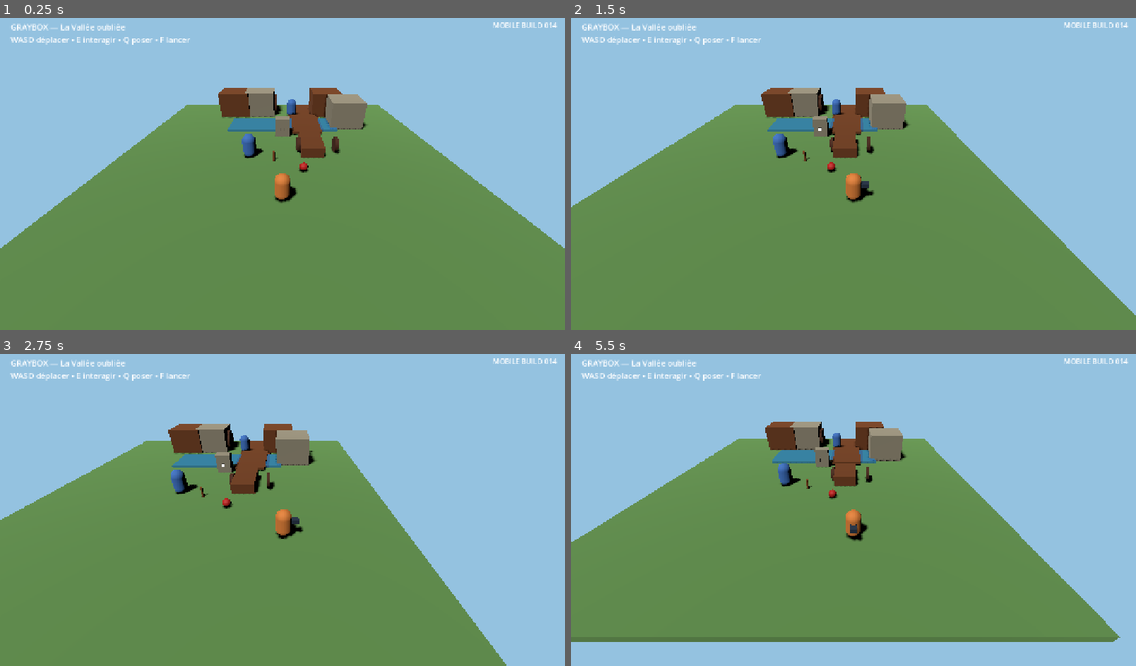
Above: before the commit, frames 1-4 (two rows, left to right).
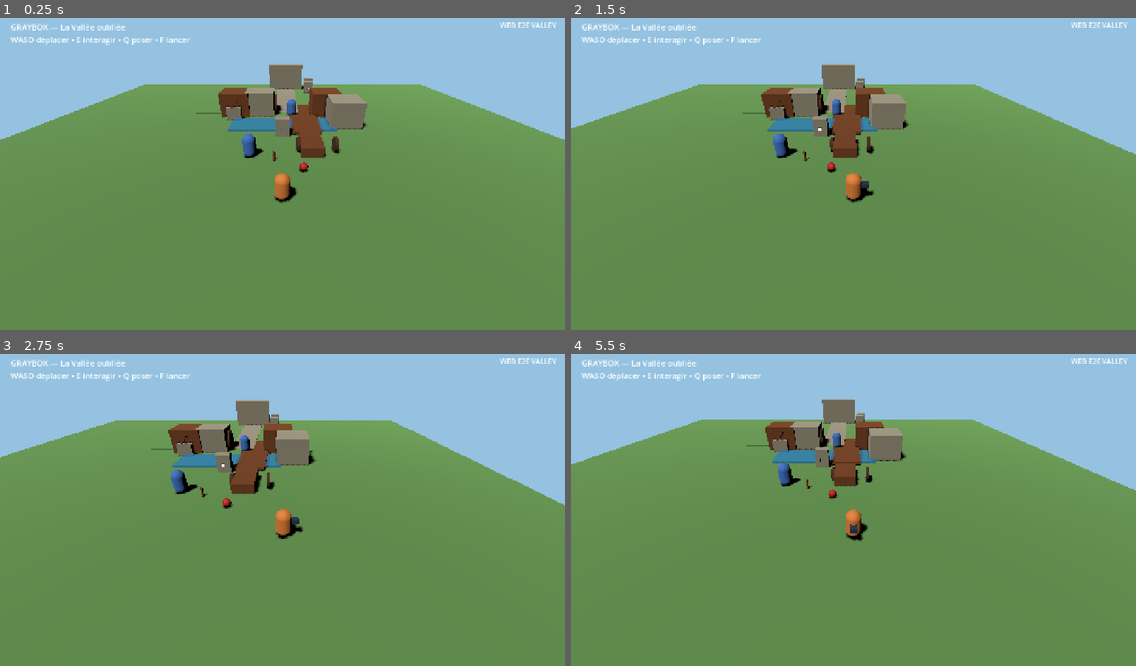
Above: after the commit, the same moments.

Repository: u2987920406-rgb/Grimoire
Game: Godot game, scene res://adventures/forgotten_valley/scenes/bootstrap.tscn
Same seed, same stepped clock (60 frames per second), same inputs: the game is played once before the commit and once after it.
Inputs (mouse positions are in pixels of both pictures, inside the frame that each line leads up to):
- Up to frame 1 (0.25 s): no input
- Up to frame 2 (1.5 s): tap Enter at 0.5 s; move the mouse to (977, 155) at 0.52 s; hold D (move_right) 0.53-1.25 s; hold Q (drop_object) 0.53-1.25 s; click (977, 155) at 0.67 s; drag from (740, 186) to (825, 233) at 1.27 s
- Up to frame 3 (2.75 s): tap Space at 2 s; move the mouse to (339, 438) at 2.02 s; hold D (move_right) from 2.03 s (still down); hold F (throw_object) from 2.03 s (still down)
- Up to frame 4 (5.5 s): release D (move_right) at 2.75 s; release F (throw_object) at 2.75 s; drag from (825, 569) to (684, 460) at 2.77 s; tap Enter at 3.5 s; move the mouse to (1023, 553) at 3.52 s; hold A (move_left) 3.53-4.25 s; hold E (interact) 3.53-4.25 s; drag from (684, 460) to (768, 428) at 4.27 s; tap Space at 5 s; move the mouse to (881, 506) at 5.02 s; hold S (move_back) from 5.03 s (still down); hold Q (drop_object) from 5.03 s (still down); click (881, 506) at 5.17 s

The runs differ from the first frame. In frame 1, 17% of the frame differs, in the area x 0-100%, y 1-74%; in frame 2, 19%; in frame 3, 22%; in frame 4, 26%, in the area x 0-100%, y 1-100%.

Commit message:
feat(valley): generate full E2E Forgotten Valley world

Diff:
--- a/adventures/forgotten_valley/scenes/bootstrap.tscn
+++ b/adventures/forgotten_valley/scenes/bootstrap.tscn
@@ -12,6 +12,14 @@
 [ext_resource type="Script" path="res://adventures/forgotten_valley/scripts/axle_peg.gd" id="10_peg"]
 [ext_resource type="Script" path="res://adventures/forgotten_valley/scripts/landmark.gd" id="11_landmark"]
 [ext_resource type="Script" path="res://adventures/forgotten_valley/scripts/village_resident.gd" id="12_resident"]
+[ext_resource type="Script" path="res://adventures/forgotten_valley/scripts/valley_state.gd" id="13_state"]
+[ext_resource type="Script" path="res://adventures/forgotten_valley/scripts/sluice_gate.gd" id="14_sluice"]
+[ext_resource type="Script" path="res://adventures/forgotten_valley/scripts/mill.gd" id="15_mill"]
+[ext_resource type="Script" path="res://adventures/forgotten_valley/scripts/sun_stone.gd" id="16_sunstone"]
+[ext_resource type="Script" path="res://adventures/forgotten_valley/scripts/sun_disc.gd" id="17_sundisc"]
+[ext_resource type="Script" path="res://adventures/forgotten_valley/scripts/field.gd" id="18_field"]
+[ext_resource type="Script" path="res://adventures/forgotten_valley/scripts/ruins_mechanism.gd" id="19_ruins"]
+[ext_resource type="Script" path="res://adventures/forgotten_valley/scripts/mountain_heart.gd" id="20_heart"]
 
 [sub_resource type="CapsuleMesh" id="CapsuleMesh_player"]
 radius = 0.42
@@ -36,7 +44,7 @@
 radius = 2.15
 
 [sub_resource type="BoxMesh" id="BoxMesh_ground"]
-size = Vector3(24, 0.4, 24)
+size = Vector3(48, 0.4, 48)
 
 [sub_resource type="BoxShape3D" id="BoxShape_ground"]
 size = Vector3(24, 0.4, 24)
@@ -148,8 +156,45 @@
 [sub_resource type="BoxMesh" id="BoxMesh_path"]
 size = Vector3(3.2, 0.08, 8.0)
 
+[sub_resource type="BoxMesh" id="BoxMesh_mountain_path"]
+size = Vector3(2.6, 0.1, 14.0)
+
+[sub_resource type="BoxMesh" id="BoxMesh_field"]
+size = Vector3(5.0, 0.12, 4.0)
+
+[sub_resource type="BoxShape3D" id="BoxShape_field"]
+size = Vector3(5.0, 0.12, 4.0)
+
+[sub_resource type="BoxMesh" id="BoxMesh_sluice"]
+size = Vector3(1.5, 1.2, 0.5)
+
+[sub_resource type="BoxShape3D" id="BoxShape_sluice"]
+size = Vector3(1.5, 1.2, 0.5)
+
+[sub_resource type="BoxMesh" id="BoxMesh_handle"]
+size = Vector3(0.18, 1.6, 0.18)
+
+[sub_resource type="BoxMesh" id="BoxMesh_ruin_gate"]
+size = Vector3(5.0, 3.5, 0.7)
+
+[sub_resource type="BoxShape3D" id="BoxShape_ruin_gate"]
+size = Vector3(5.0, 3.5, 0.7)
+
+[sub_resource type="CylinderShape3D" id="CylinderShape_sundisc"]
+radius = 0.42
+height = 0.16
+
+[sub_resource type="BoxMesh" id="BoxMesh_heart"]
+size = Vector3(2.0, 2.0, 2.0)
+
+[sub_resource type="BoxShape3D" id="BoxShape_heart"]
+size = Vector3(2.0, 2.0, 2.0)
+
 [node name="ForgottenValleyBootstrap" type="Node3D"]
 script = ExtResource("1_bootstrap")
+
+[node name="AdventureState" type="Node" parent="."]
+script = ExtResource("13_state")
 
 [node name="Sun" type="DirectionalLight3D" parent="."]
 rotation_degrees = Vector3(-55, -35, 0)
@@ -246,6 +291,7 @@
 position = Vector3(-2.4, 1.0, 0.7)
 script = ExtResource("5_npc")
 cart_path = NodePath("../Cart")
+state_path = NodePath("../AdventureState")
 
 [node name="Mesh" type="MeshInstance3D" parent="CartOwner"]
 mesh = SubResource("CapsuleMesh_npc")
@@ -302,9 +348,26 @@
 [node name="Collision" type="CollisionShape3D" parent="AxlePeg"]
 shape = SubResource("CylinderShape_peg")
 
+[node name="SunDisc" type="RigidBody3D" parent="."]
+position = Vector3(0.0, 0.35, -3.0)
+rotation_degrees = Vector3(90, 0, 0)
+mass = 0.45
+script = ExtResource("17_sundisc")
+
+[node name="Mesh" type="MeshInstance3D" parent="SunDisc"]
+mesh = SubResource("CylinderMesh_mill")
+scale = Vector3(0.42, 0.55, 0.42)
+material_override = SubResource("Material_stone")
+
+[node name="Collision" type="CollisionShape3D" parent="SunDisc"]
+shape = SubResource("CylinderShape_sundisc")
+
 [node name="AncientStone" type="StaticBody3D" parent="."]
 position = Vector3(0.0, 0.9, -3.0)
-script = ExtResource("8_stone")
+script = ExtResource("16_sunstone")
+state_path = NodePath("../AdventureState")
+stone_index = 3
+sun_disc_path = NodePath("../SunDisc")
 
 [node name="Mesh" type="MeshInstance3D" parent="AncientStone"]
 mesh = SubResource("BoxMesh_stone")
@@ -322,9 +385,8 @@
 
 [node name="Mill" type="StaticBody3D" parent="."]
 position = Vector3(-2.4, 1.4, -9.2)
-script = ExtResource("11_landmark")
-inspection_title = "Le vieux moulin"
-inspection_detail = "La roue du moulin est immobile. Pourtant, l'eau du canal arrive bien jusqu'ici."
+script = ExtResource("15_mill")
+state_path = NodePath("../AdventureState")
 
 [node name="Mesh" type="MeshInstance3D" parent="Mill"]
 mesh = SubResource("BoxMesh_building")
@@ -383,6 +445,145 @@
 
 [node name="Collision" type="CollisionShape3D" parent="HouseB"]
 shape = SubResource("BoxShape_building")
+
+[node name="Field" type="StaticBody3D" parent="."]
+position = Vector3(-7.0, 0.35, -10.5)
+script = ExtResource("18_field")
+state_path = NodePath("../AdventureState")
+
+[node name="Mesh" type="MeshInstance3D" parent="Field"]
+mesh = SubResource("BoxMesh_field")
+material_override = SubResource("Material_ground")
+
+[node name="Collision" type="CollisionShape3D" parent="Field"]
+shape = SubResource("BoxShape_field")
+
+[node name="SluiceGate" type="StaticBody3D" parent="."]
+position = Vector3(-5.0, 0.8, -7.0)
+script = ExtResource("14_sluice")
+state_path = NodePath("../AdventureState")
+
+[node name="Mesh" type="MeshInstance3D" parent="SluiceGate"]
+mesh = SubResource("BoxMesh_sluice")
+material_override = SubResource("Material_stone")
+
+[node name="Collision" type="CollisionShape3D" parent="SluiceGate"]
+shape = SubResource("BoxShape_sluice")
+
+[node name="Handle" type="MeshInstance3D" parent="SluiceGate"]
+position = Vector3(0, 0.9, 0)
+mesh = SubResource("BoxMesh_handle")
+material_override = SubResource("Material_cart")
+
+[node name="MountainPath" type="MeshInstance3D" parent="."]
+position = Vector3(0.5, 0.24, -16.0)
+mesh = SubResource("BoxMesh_mountain_path")
+material_override = SubResource("Material_stone")
+
+[node name="SunStoneI" type="StaticBody3D" parent="."]
+position = Vector3(-6.5, 0.9, -12.5)
+script = ExtResource("16_sunstone")
+state_path = NodePath("../AdventureState")
+stone_index = 1
+sun_disc_path = NodePath("../SunDisc")
+
+[node name="Mesh" type="MeshInstance3D" parent="SunStoneI"]
+mesh = SubResource("BoxMesh_stone")
+material_override = SubResource("Material_stone")
+
+[node name="Collision" type="CollisionShape3D" parent="SunStoneI"]
+shape = SubResource("BoxShape_stone")
+
+[node name="Symbol" type="Label3D" parent="SunStoneI"]
+position = Vector3(0, 0.2, 0.38)
+text = "☀\nI"
+font_size = 72
+outline_size = 8
+billboard = 1
+
+[node name="SunStoneII" type="StaticBody3D" parent="."]
+position = Vector3(5.5, 0.9, -13.5)
+script = ExtResource("16_sunstone")
+state_path = NodePath("../AdventureState")
+stone_index = 2
+sun_disc_path = NodePath("../SunDisc")
+
+[node name="Mesh" type="MeshInstance3D" parent="SunStoneII"]
+mesh = SubResource("BoxMesh_stone")
+material_override = SubResource("Material_stone")
+
+[node name="Collision" type="CollisionShape3D" parent="SunStoneII"]
+shape = SubResource("BoxShape_stone")
+
+[node name="Symbol" type="Label3D" parent="SunStoneII"]
+position = Vector3(0, 0.2, 0.38)
+text = "☀\nII"
+font_size = 72
+outline_size = 8
+billboard = 1
+
+[node name="SunStoneIV" type="StaticBody3D" parent="."]
+position = Vector3(3.8, 0.9, -18.5)
+script = ExtResource("16_sunstone")
+state_path = NodePath("../AdventureState")
+stone_index = 4
+sun_disc_path = NodePath("../SunDisc")
+
+[node name="Mesh" type="MeshInstance3D" parent="SunStoneIV"]
+mesh = SubResource("BoxMesh_stone")
+material_override = SubResource("Material_stone")
+
+[node name="Collision" type="CollisionShape3D" parent="SunStoneIV"]
+shape = SubResource("BoxShape_stone")
+
+[node name="Symbol" type="Label3D" parent="SunStoneIV"]
+position = Vector3(0, 0.2, 0.38)
+text = "☀\nIV"
+font_size = 72
+outline_size = 8
+billboard = 1
+
+[node name="RuinsGate" type="StaticBody3D" parent="."]
+position = Vector3(0.5, 1.95, -21.0)
+
+[node name="Mesh" type="MeshInstance3D" parent="RuinsGate"]
+mesh = SubResource("BoxMesh_ruin_gate")
+material_override = SubResource("Material_stone")
+
+[node name="Collision" type="CollisionShape3D" parent="RuinsGate"]
+shape = SubResource("BoxShape_ruin_gate")
+
+[node name="RuinsMechanism" type="StaticBody3D" parent="."]
+position = Vector3(4.0, 1.0, -20.2)
+script = ExtResource("19_ruins")
+state_path = NodePath("../AdventureState")
+gate_path = NodePath("../RuinsGate")
+
+[node name="Mesh" type="MeshInstance3D" parent="RuinsMechanism"]
+mesh = SubResource("BoxMesh_stone")
+material_override = SubResource("Material_stone")
+
+[node name="Collision" type="CollisionShape3D" parent="RuinsMechanism"]
+shape = SubResource("BoxShape_stone")
+
+[node name="Symbol" type="Label3D" parent="RuinsMechanism"]
+position = Vector3(0, 0.2, 0.38)
+text = "☀"
+font_size = 88
+outline_size = 8
+billboard = 1
+
+[node name="MountainHeart" type="StaticBody3D" parent="."]
+position = Vector3(0.5, 1.2, -24.0)
+script = ExtResource("20_heart")
+state_path = NodePath("../AdventureState")
+
+[node name="Mesh" type="MeshInstance3D" parent="MountainHeart"]
+mesh = SubResource("BoxMesh_heart")
+material_override = SubResource("Material_water")
+
+[node name="Collision" type="CollisionShape3D" parent="MountainHeart"]
+shape = SubResource("BoxShape_heart")
 
 [node name="UI" type="CanvasLayer" parent="."]
 
@@ -458,7 +659,7 @@
 offset_top = 18.0
 offset_right = 1260.0
 offset_bottom = 54.0
-text = "MOBILE BUILD 014"
+text = "WEB E2E VALLEY"
 horizontal_alignment = 2
 theme_override_font_sizes/font_size = 16
 
Not shown: 1 places in adventures/forgotten_valley/scenes/bootstrap.tscn that only renumber resources
